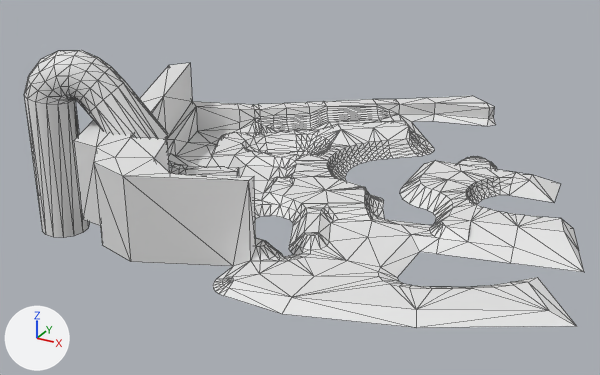
Renders of the FBX model Assets/Models/Environment/LevelMesh/scuzz-level-main1.fbx from each side of a commit.
Rendered twice from a 50 mm camera at (83.1, -128.8, 79.6) aimed at (-4.5, 30.5, -0.1). The lights are fixed; the arrows at lower left show +X, +Y and +Z. Mesh edges are drawn as thin lines. Where no turn or scale is listed for an object, it has been applied to the vertices.

Objects in the first picture: 'main'.
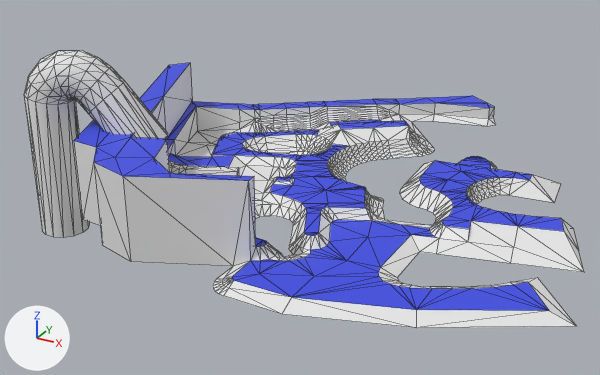
Where the change shows, as pixel boxes [x1, y1, x2, y2] in the pictures (600 x 375 px):
part 1 of me_cube_004, recoloured (white to blue): [74, 63, 564, 311] in both

The change, as a list of edits to the scene's bpy script:
```text
Add mat_tops:
    mat_tops = principled_material('tops')
    mat_tops.base_color = (0.0466, 0.0729, 0.8)  # blue #3d4ce7
Change me_cube_004:
    where me_cube_004.from_pydata(...)  # 1179 vertices, 2179 faces; spans x -102.7..19.6, y -76.6..48.5, z -8.2..34.6
    used by ob_main; location = (46.6, 56.5, 0.0)
    me_cube_004 part 1: 268 of the faces centred in x -96.2..10.0, y -72.4..42.9, z -0.1..18.4 switch from mat_check (its picture is missing) to mat_tops (blue #3d4ce7)
```
